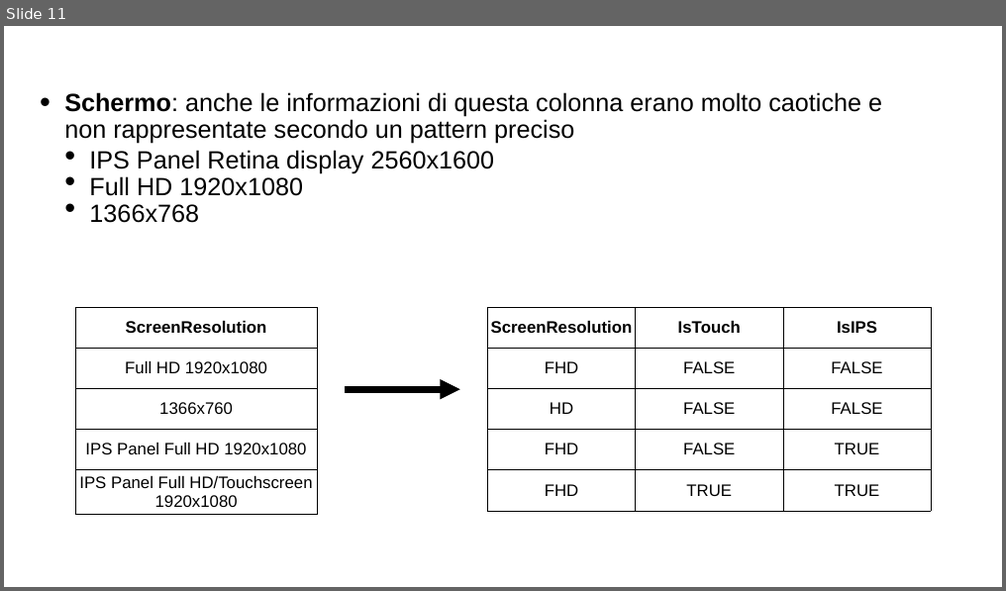
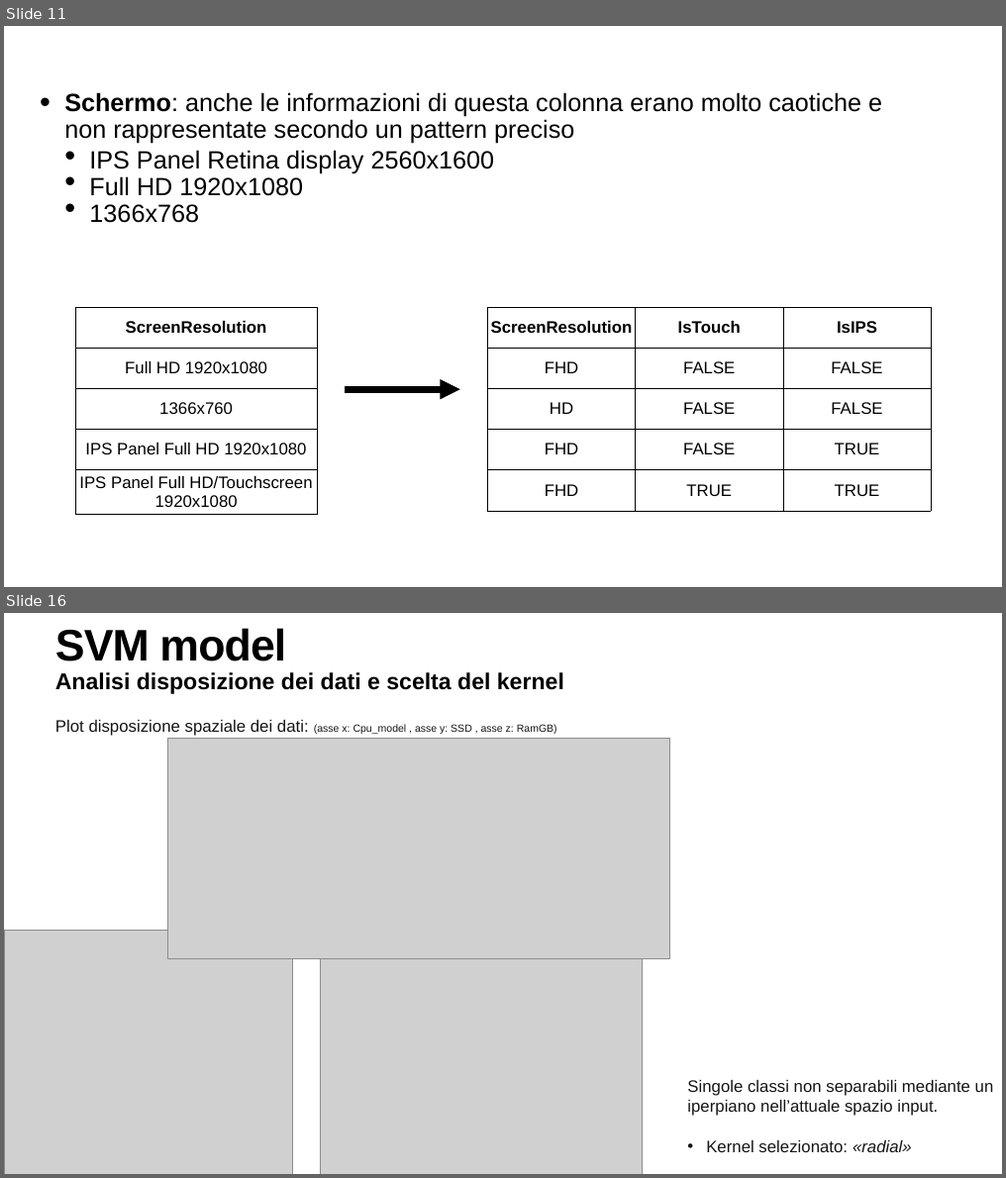
Before and after one commit to mik3sw/ML-project, a slide deck: Presentazione ML.pptx. Shown one above the other, each under a label of ours: slide 11 before the commit, slides 11 and 16 after it; the slides between them are not shown. The pictures are 1006x591 and 1006x1178 pixels, drawn with LibreOffice and Linux fonts; fonts in the diff are those of the drawing; grey boxes stand for pictures. Boxes give left, top, right and bottom in pixels: in the first picture for what was removed or moved away, otherwise in the second. Text is boxed around its words. In the diff, an @@ line names an element or a change of style, - is before the commit and + after.

```diff
--- a/Presentazione ML.pptx
+++ b/Presentazione ML.pptx
@@ slide 16 added at (x1=4, y1=613, x2=1002, y2=1174), background #FFFFFF @@
@@ title added at (x1=55, y1=628, x2=286, y2=662), 85 pt, text #000000, bold @@
+SVM model
@@ text added at (x1=55, y1=672, x2=564, y2=694), 44 pt, text #000000, bold @@
+Analisi disposizione dei dati e scelta del kernel
@@ text added at (x1=55, y1=719, x2=557, y2=736), 20 pt, text #151515 @@
+Plot disposizione spaziale dei dati: (asse x: Cpu_model , asse y: SSD , asse z: RamGB)
@@ picture added at (x1=167, y1=738, x2=669, y2=959) @@
@@ picture added at (x1=4, y1=930, x2=292, y2=1174) @@
@@ picture added at (x1=320, y1=929, x2=642, y2=1174) @@
@@ text added at (x1=687, y1=1079, x2=994, y2=1153), 32 pt, text #151515 @@
+Singole classi non separabili mediante un iperpiano nell’attuale spazio input.
+• Kernel selezionato: «radial»
```
Also in this commit, not shown: 2 slides changed, 8 other slides added, 6 other files.
